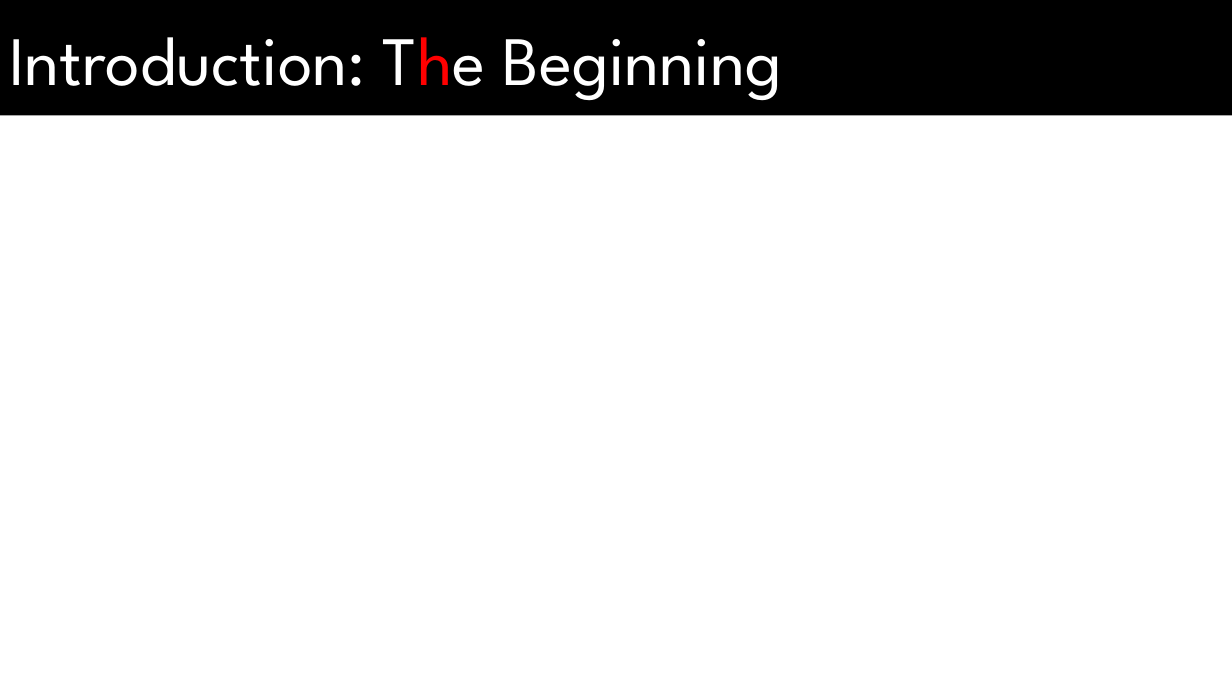
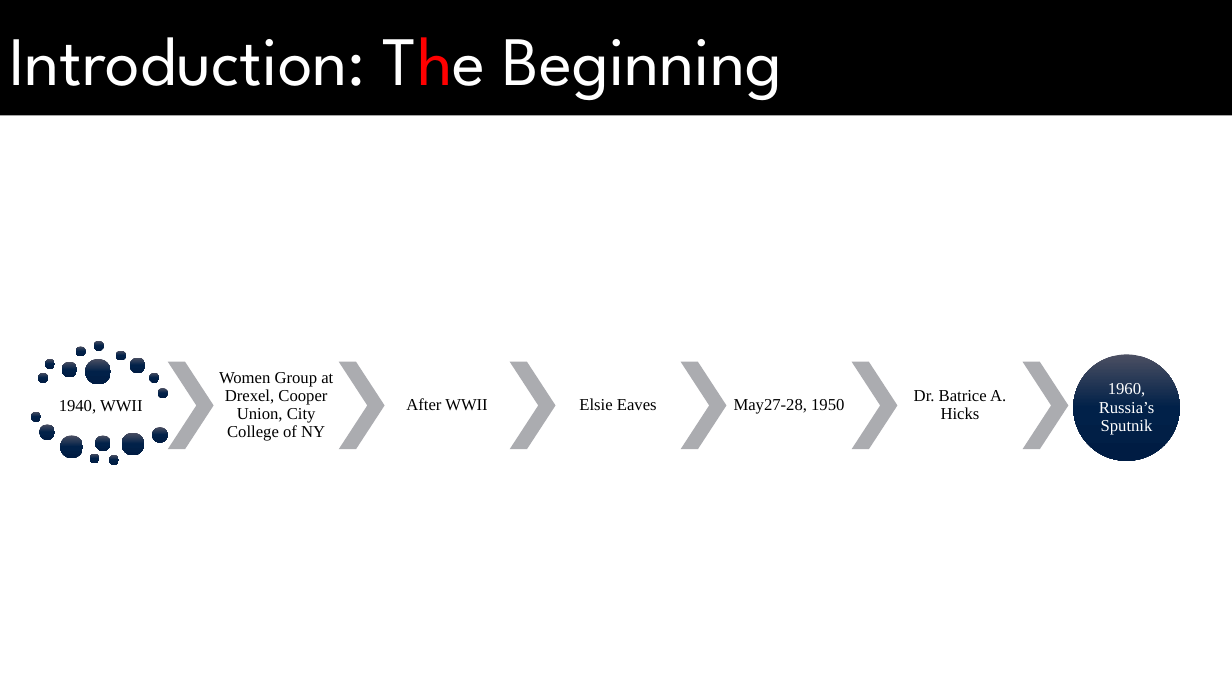
Before and after one commit to bhavyabatra/SWEN_Dynamo, a slide deck: slide 3 of Documentation/Master's Defense Presentation.pptx. Drawn at 1232x693 pixels with LibreOffice and Linux fonts; fonts in the diff are those of the drawing; background and template pictures are left out. Boxes give left, top, right and bottom in pixels: in the first picture for what was removed or moved away, otherwise in the second. Text is boxed around its words. In the diff, an @@ line names an element or a change of style, - is before the commit and + after.

```diff
--- a/Documentation/Master's Defense Presentation.pptx
+++ b/Documentation/Master's Defense Presentation.pptx
@@ group added at <box>31,341,1180,465</box>: 19 ellipses, 7 texts, 6 chevrons @@
+1940, WWII
+Women Group at Drexel, Cooper Union, City College of NY
+After WWII
+Elsie Eaves
+May27-28, 1950
+Dr. Batrice A. Hicks
+1960, Russia’s Sputnik
```
Also in this commit, not shown: 4 other slides changed.
